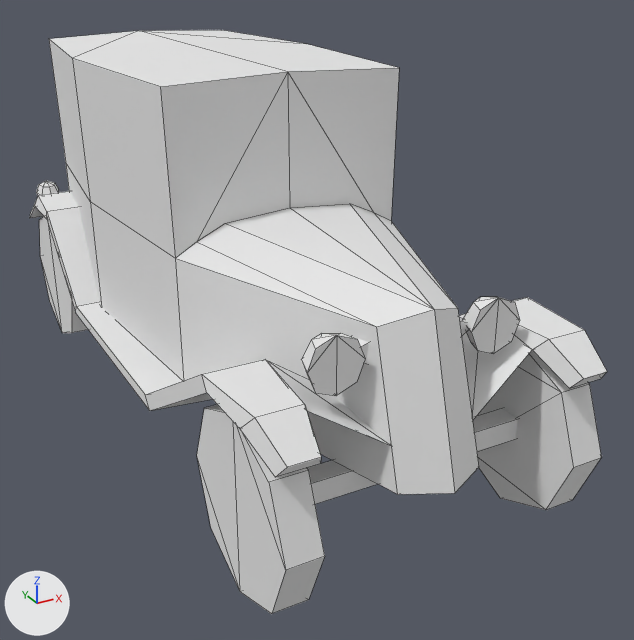
The OBJ model Assets/Models/PSX_Style_Cars_by_GGBot_(August2023)/Car 07/Car7.obj, before and after one commit.
Both versions are drawn from a 50 mm camera at (-2.8, -6.26, 3.67) aimed at (0.36, -0.5, 0.79). Lighting does not change. The marker at lower left points along +X, +Y and +Z. The older version comes first. Mesh edges are drawn as thin lines. Where no turn or scale is listed for an object, it has been applied to the vertices.

Objects in the first picture: 'Car7'.
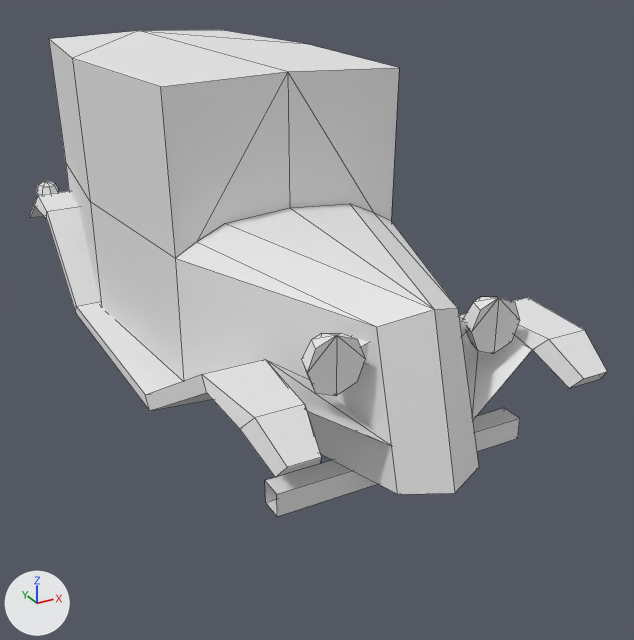
Location of each change, [x1, y1, x2, y2] in pixels of the pictures (634 x 640 px):
'Car7', reshaped (17% shorter)
    before: [30, 30, 607, 614]
    after: [30, 30, 607, 517]
part 1 of me_car7, deleted
    before: [197, 405, 325, 614]
part 2 of me_car7, deleted
    before: [477, 350, 602, 510]
part 3 of me_car7, deleted
    before: [39, 217, 88, 333]

What changed in the scene script:
```text
Change me_car7:
    used by ob_car7; location = (0.0, 0.0, 0.0)
    remove me_car7.from_pydata(...)  # 272 vertices, 271 faces; spans x -1.21..1.21, y -2.89..2.89, z -0.05..2.81
    add me_car7.from_pydata(...)  # 208 vertices, 207 faces; spans x -1.21..1.21, y -2.86..2.89, z 0.44..2.81
    me_car7 part 1: the loose piece of 16 vertices spanning x -1.14..-0.9, y -2.89..-1.63, z -0.05..1.21 is deleted
    me_car7 part 2: the loose piece of 16 vertices spanning x 0.9..1.14, y -2.89..-1.63, z -0.05..1.21 is deleted
    me_car7 part 3: the loose piece of 16 vertices spanning x -1.14..-0.9, y 1.51..2.77, z -0.05..1.21 is deleted
    other edits to the shape of me_car7 do not show in these pictures
```
